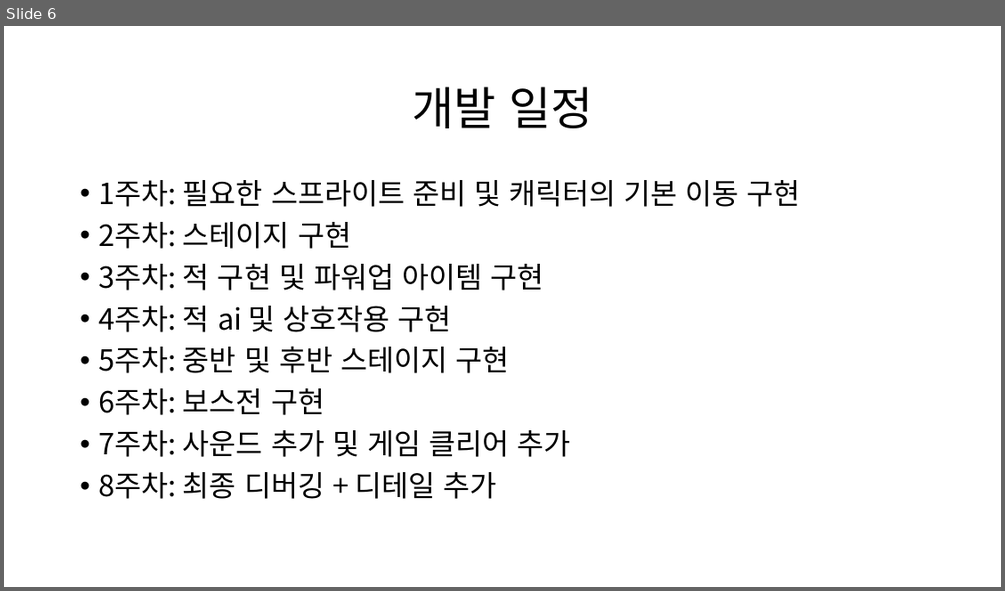
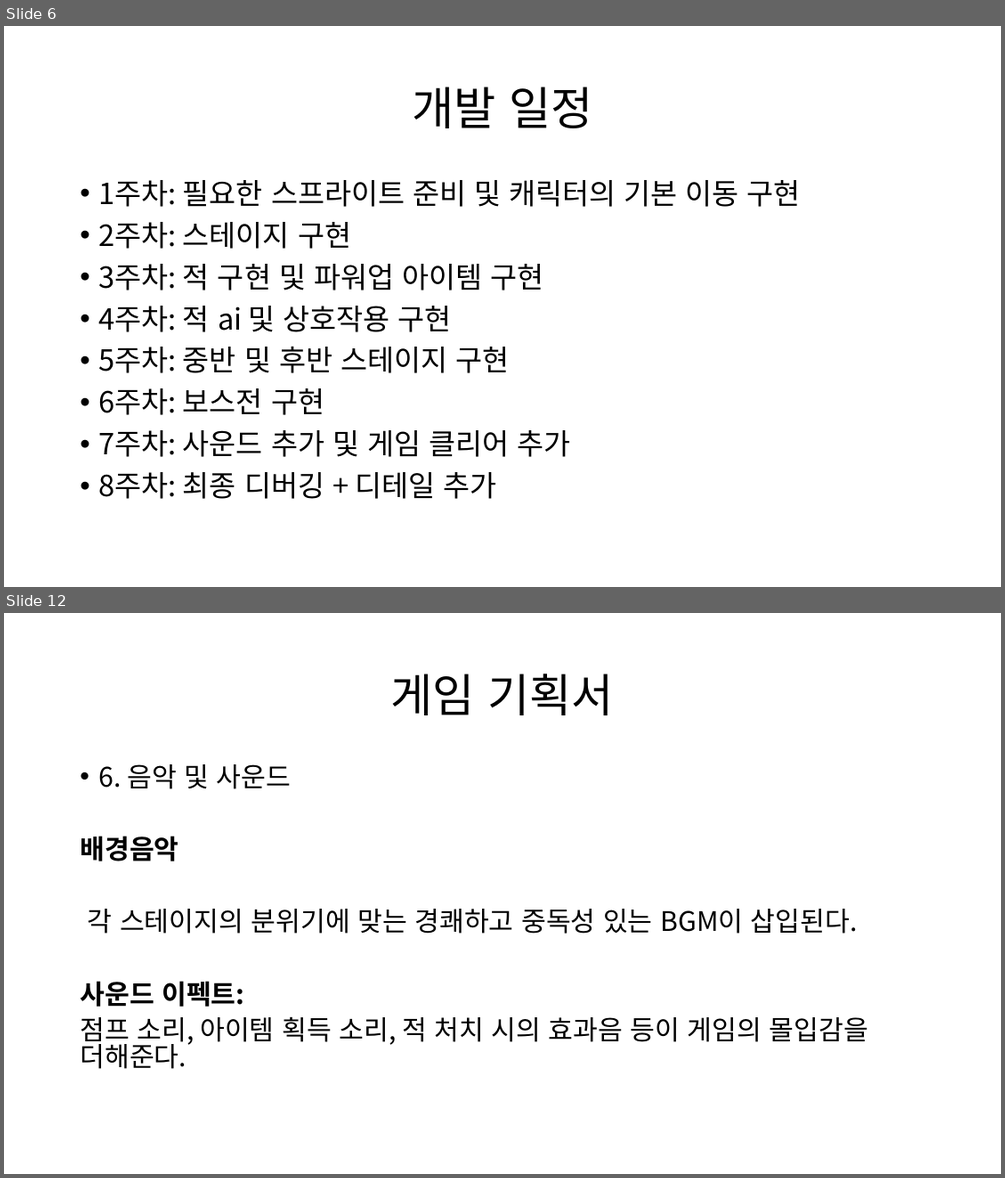
Before and after one commit to gatcoon/2DGP-Drill0, a slide deck: project_1/2022180032 이재준 2DGP-1차발표자료.pptx. Shown one above the other, each under a label of ours: slide 6 before the commit, slides 6 and 12 after it; the slides between them are not shown. The pictures are 1005x591 and 1005x1178 pixels, drawn with LibreOffice and Linux fonts; fonts in the diff are those of the drawing. Boxes give left, top, right and bottom in pixels: in the first picture for what was removed or moved away, otherwise in the second. Text is boxed around its words. In the diff, an @@ line names an element or a change of style, - is before the commit and + after.

```diff
--- a/project_1/2022180032 이재준 2DGP-1차발표자료.pptx
+++ b/project_1/2022180032 이재준 2DGP-1차발표자료.pptx
@@ slide 12 added at <box>4,613,1001,1174</box>, background #FFFFFF @@
@@ title added at <box>391,674,614,715</box>, 44 pt, text #000000 @@
+게임 기획서
@@ text added at <box>80,764,868,1069</box>, 25.9 pt, text #000000 @@
+• 6. 음악 및 사운드
+배경음악
+각 스테이지의 분위기에 맞는 경쾌하고 중독성 있는 BGM이 삽입된다.
+사운드 이펙트:
+점프 소리, 아이템 획득 소리, 적 처치 시의 효과음 등이 게임의 몰입감을 더해준다.
```
Also in this commit, not shown: 8 other slides added.
